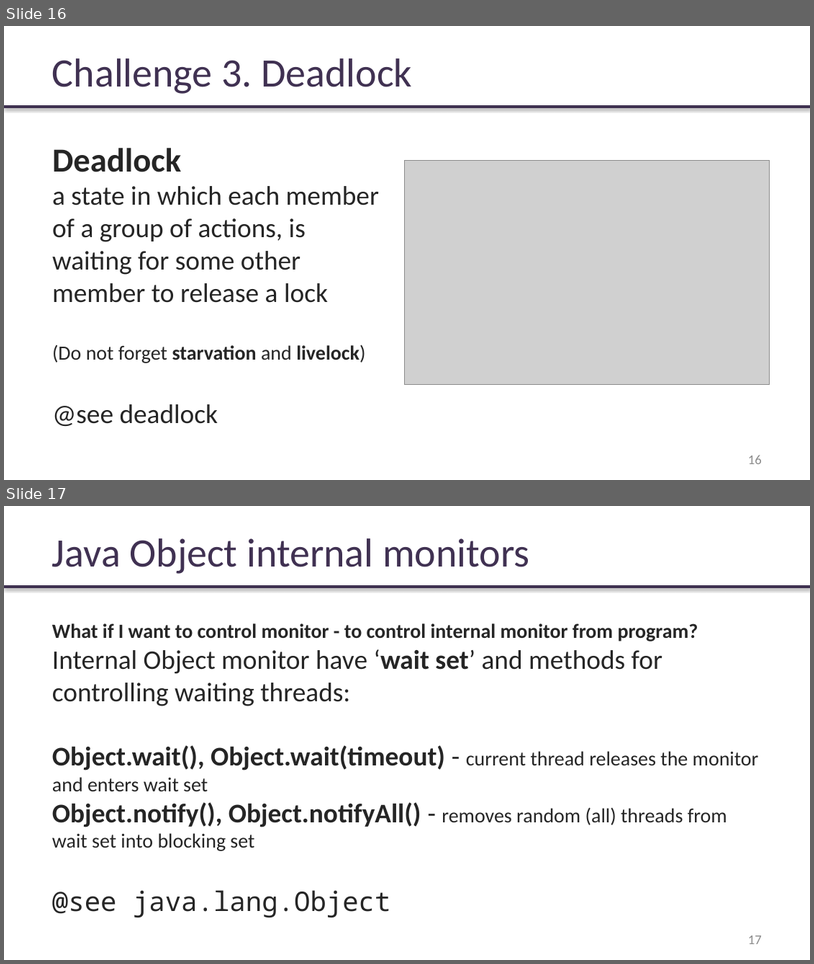
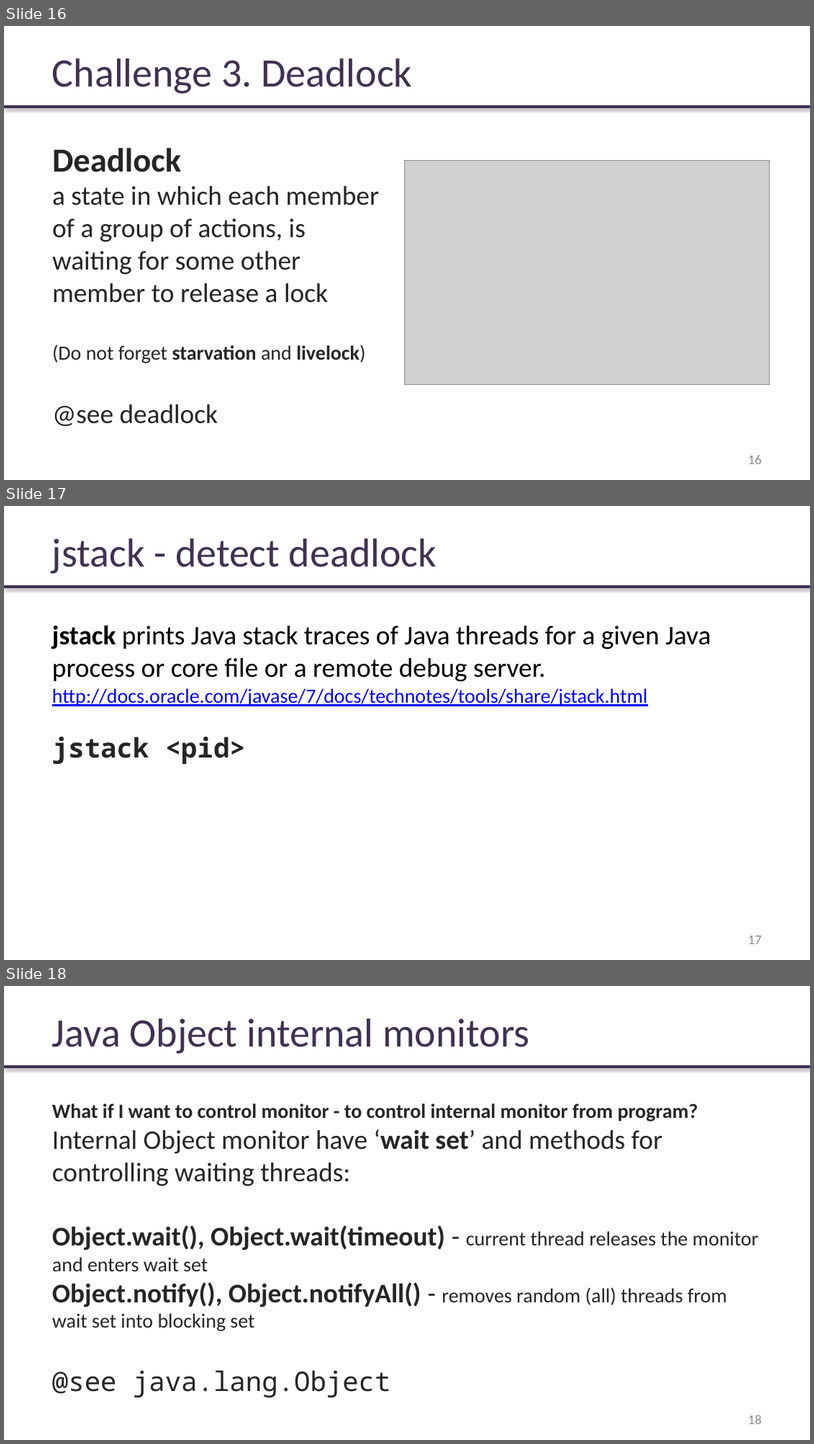
Before and after one commit to rybalkinsd/atom, a slide deck: lecture9/presentations/lecture9.pptx. Shown one above the other, each under a label of ours: slides 16 and 17 before the commit, slides 16, 17 and 18 after it. The pictures are 814x964 and 814x1444 pixels, drawn with LibreOffice and Linux fonts; fonts in the diff are those of the drawing; grey boxes stand for pictures; background and template pictures are left out. Boxes give left, top, right and bottom in pixels: in the first picture for what was removed or moved away, otherwise in the second. Text is boxed around its words. In the diff, an @@ line names an element or a change of style, - is before the commit and + after.

Commit message:
jstack slide added, minor fix

```diff
--- a/lecture9/presentations/lecture9.pptx
+++ b/lecture9/presentations/lecture9.pptx
@@ slide 17 added at <box>4,506,810,960</box>, background #FFFFFF; not listed: 1 template element that a slide beside it also shows @@
@@ text added at <box>52,538,437,574</box>, 36 pt, text #403152 @@
+jstack - detect deadlock
@@ text added at <box>52,625,711,764</box>, 24 pt, text #000000 @@
+jstack prints Java stack traces of Java threads for a given Java process or core file or a remote debug server.
+http://docs.oracle.com/javase/7/docs/technotes/tools/share/jstack.html
+jstack <pid>
@@ page number added at <box>748,935,762,944</box>, 12 pt, text #8B8B8B @@
+17
@@ what was slide 17 is now slide 18 @@
@@ page number at <box>748,1414,762,1424</box>: text changed @@
-17
+18
```
Also in this commit, not shown: 1 slide changed, 1 other file.
